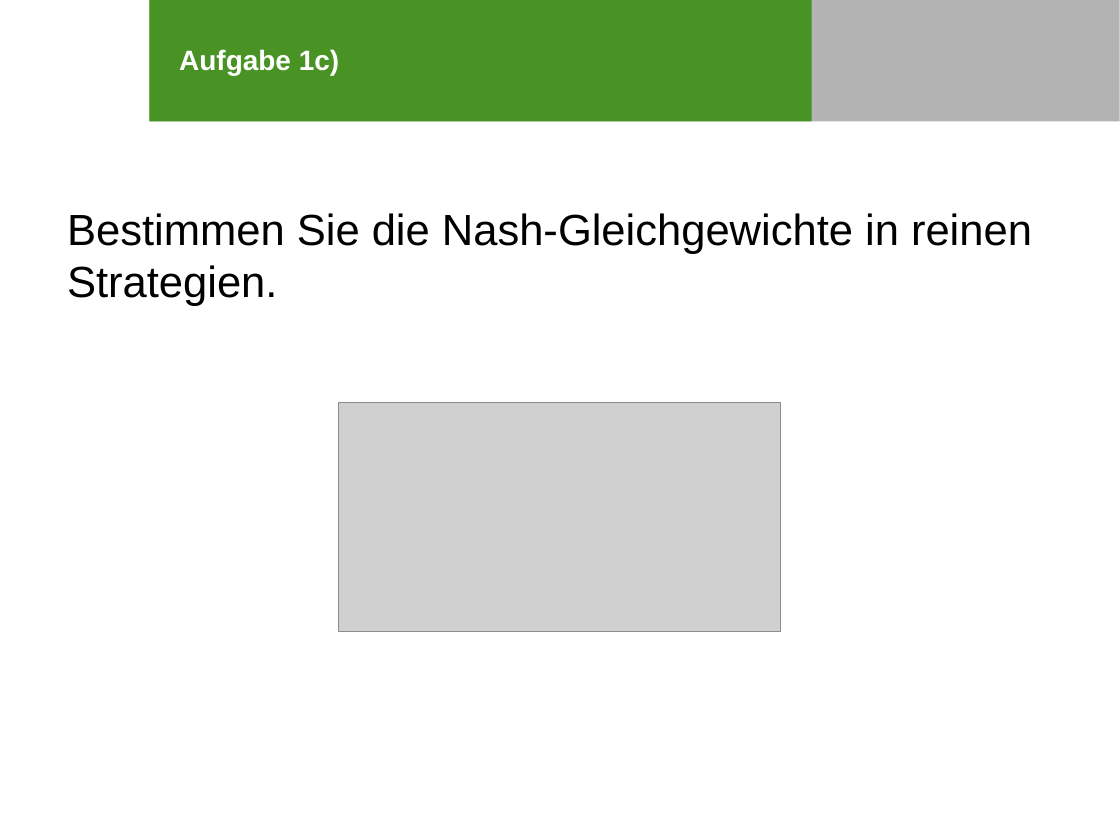
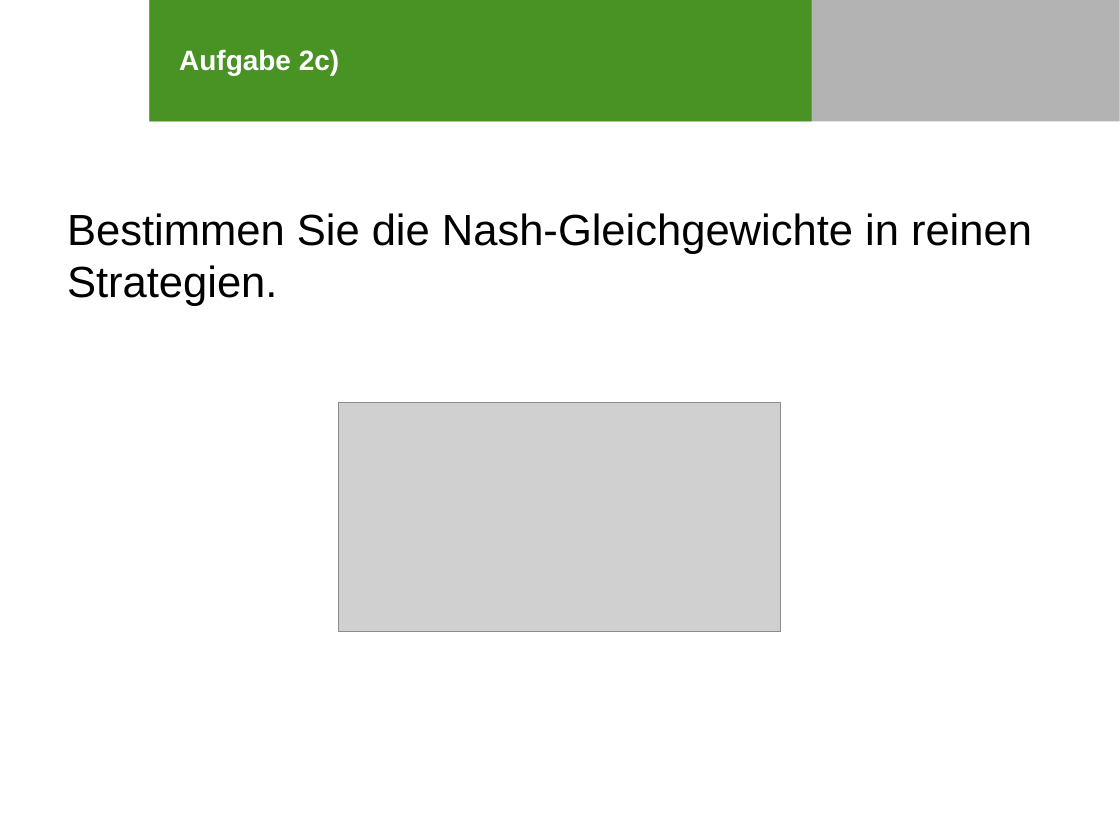
Before and after one commit to SOAS-Uni-Augsburg/ws16-17-group-10, a slide deck: slide 7 of Blatt-04/Präsi_Blatt04_Aufgabe2.pptx. Drawn at 1120x840 pixels with LibreOffice and Linux fonts; fonts in the diff are those of the drawing; grey boxes stand for pictures; background and template pictures are left out. Boxes give left, top, right and bottom in pixels: in the first picture for what was removed or moved away, otherwise in the second. Text is boxed around its words. In the diff, an @@ line names an element or a change of style, - is before the commit and + after.

Commit message:
Präsi: Aufgabennummer korrigiert

```diff
--- a/Blatt-04/Präsi_Blatt04_Aufgabe2.pptx
+++ b/Blatt-04/Präsi_Blatt04_Aufgabe2.pptx
@@ title at (x1=179, y1=49, x2=339, y2=76): text changed @@
-Aufgabe 1c)
+Aufgabe 2c)
```
Also in this commit, not shown: 29 other slides changed, 1 other file.
